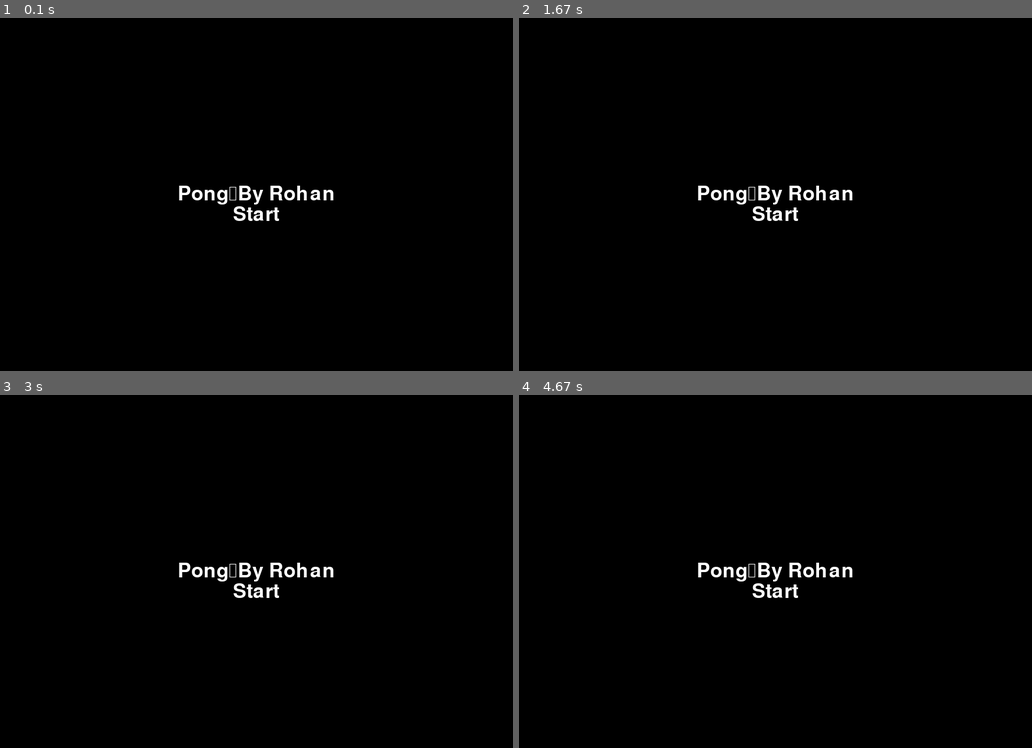
Above: before the commit, frames 1-4 (two rows, left to right).
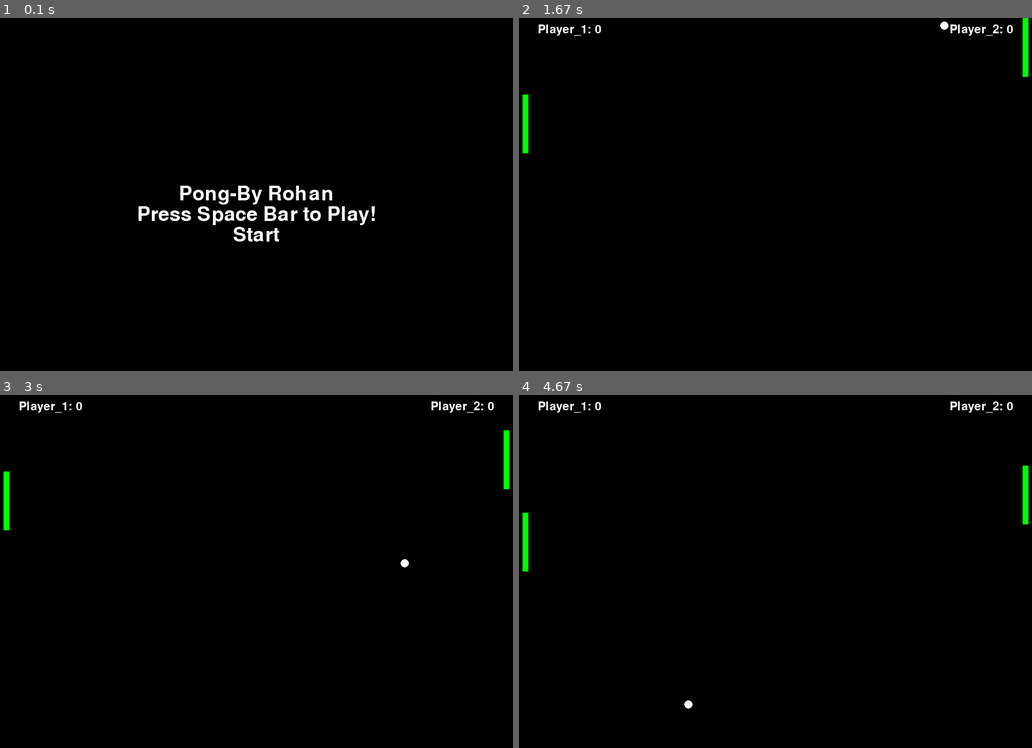
Above: after the commit, the same moments.

Repository: RohanJha23/Pong-Clone-Pygame
Game: pygame game, started from main_game.py
The game is run twice, just before and just after one commit, with the same random seed, the same clock (stepped at 60 frames per second) and the same inputs.
Inputs:
- Up to frame 1 (0.1 s): no input
- Up to frame 2 (1.67 s): tap Space at 0.33, 0.73, 1.03 s; hold S 0.67-1.13 s; hold Up 0.67-1.13 s; tap W at 1.17 s
- Up to frame 3 (3 s): hold Down 2-2.47 s; tap Space at 2.07, 2.37, 2.57, 2.97 s; hold Up 2.5-2.87 s; hold Down from 2.9 s (still down)
- Up to frame 4 (4.67 s): release Down at 3.27 s; hold Up 3.3-3.6 s; tap Space at 3.37, 3.7, 4.03, 4.43 s; hold Down 3.63-3.93 s; hold S 3.63-3.93 s; hold Up 3.97-4.33 s; hold W 3.97-4.33 s; hold Down from 4.37 s (still down); hold S from 4.37 s (still down)

The runs differ from the first frame. In frame 1, 1.6% of the frame differs, in the area x 26-74%, y 47-64%; in frame 2, 1.5%; in frame 3, 1.5%; in frame 4, 1.5%.

Commit message:
Added a Start Screen and Changed Ball Physics

Diff:
--- a/main_game.py
+++ b/main_game.py
@@ -10,7 +10,6 @@
 WHITE = (255, 255, 255)
 GREEN = (0, 255, 0)
 
-game_state = "start_menu"
 # Basic parameters of the screen
 WIDTH, HEIGHT = 900, 600
 screen = pygame.display.set_mode((WIDTH, HEIGHT))
@@ -19,19 +18,10 @@
 clock = pygame.time.Clock()
 FPS = 30
 
+game_state = "Start"
+
 # Striker class
-
-def draw_start_menu():
-    screen.fill((0, 0, 0))
-    font_1 = pygame.font.Font(None, 50)
-    title = font_1.render('Pong\nBy Rohan', True, (255, 255, 255))
-    start_button = font_1.render('Start', True, (255, 255, 255))
-    screen.blit(title, (WIDTH/2 - title.get_width()/2, HEIGHT/2 - title.get_height()/2))
-    screen.blit(start_button, (WIDTH/2 - start_button.get_width()/2, HEIGHT/2 + start_button.get_height()/2))
-    pygame.display.update()
-
 class Striker:
-    # Take the initial position, dimensions, speed and color of the object
     def __init__(self, posx, posy, width, height, speed, color):
         self.posx = posx
         self.posy = posy
@@ -39,40 +29,33 @@
         self.height = height
         self.speed = speed
         self.color = color
-        # Rect that is used to control the position and collision of the object
         self.geekRect = pygame.Rect(posx, posy, width, height)
-        # Object that is blit on the screen
-        self.geek = pygame.draw.rect(screen, self.color, self.geekRect)
 
-    # Used to display the object on the screen
     def display(self):
-        self.geek = pygame.draw.rect(screen, self.color, self.geekRect)
+        pygame.draw.rect(screen, self.color, self.geekRect)
 
     def update(self, yFac):
-        self.posy = self.posy + self.speed*yFac
+        self.posy += self.speed * yFac
 
-        # Restricting the striker to be below the top surface of the screen
+        # Restricting the striker to be within the screen bounds
         if self.posy <= 0:
             self.posy = 0
-        # Restricting the striker to be above the bottom surface of the screen
         elif self.posy + self.height >= HEIGHT:
             self.posy = HEIGHT - self.height
 
         # Updating the rect with the new values
         self.geekRect = pygame.Rect(self.posx, self.posy, self.width, self.height)
-
     def displayScore(self, text, score, x, y, color):
-        text = font20.render(text + str(score), True, color)
+        text = font20.render(text+str(score), True, color)
         textRect = text.get_rect()
         textRect.center = (x, y)
+        screen.blit(text, textRect)
 
-        screen.blit(text, textRect)
 
     def getRect(self):
         return self.geekRect
 
 # Ball class
-
 class Ball:
     def __init__(self, posx, posy, radius, speed, color):
         self.posx = posx
@@ -82,29 +65,25 @@
         self.color = color
         self.xFac = 1
         self.yFac = -1
-        self.ball = pygame.draw.circle(
-            screen, self.color, (self.posx, self.posy), self.radius)
-        self.firstTime = 1
+        self.ball = pygame.draw.circle(screen, self.color, (self.posx, self.posy), self.radius)
+        self.firstTime = True
 
     def display(self):
-        self.ball = pygame.draw.circle(
-            screen, self.color, (self.posx, self.posy), self.radius)
+        pygame.draw.circle(screen, self.color, (self.posx, self.posy), self.radius)
 
     def update(self):
         self.posx += self.speed * self.xFac
         self.posy += self.speed * self.yFac
 
-        # If the ball hits the top or bottom surfaces,
-        # then the sign of yFac is changed and
-        # it results in a reflection
+        # If the ball hits the top or bottom surfaces, reverse the yFac
         if self.posy <= 0 or self.posy >= HEIGHT:
             self.yFac *= -1
 
         if self.posx <= 0 and self.firstTime:
-            self.firstTime = 0
+            self.firstTime = False
             return 1
         elif self.posx >= WIDTH and self.firstTime:
-            self.firstTime = 0
+            self.firstTime = False
             return -1
         else:
             return 0
@@ -113,49 +92,94 @@
         self.posx = WIDTH // 2
         self.posy = HEIGHT // 2
         self.xFac *= -1
-        self.firstTime = 1
+        self.firstTime = True
 
-    # Used to reflect the ball along the X-axis
     def hit(self):
         self.xFac *= -1
 
     def getRect(self):
-        return self.ball
+        return pygame.Rect(self.posx - self.radius, self.posy - self.radius, 2 * self.radius, 2 * self.radius)
 
-# Game Manager
+def draw_start_menu():
+    screen.fill(BLACK)
+    font_1 = pygame.font.Font(None, 50)
+    title = font_1.render("Pong-By Rohan", True, (255, 255, 255))
+    press= font_1.render("Press Space Bar to Play!", True,(255,255,255))
+    start_button = font_1.render('Start', True, (255, 255, 255))
+    screen.blit(title, (WIDTH/2 - title.get_width()/2, HEIGHT/2 - title.get_height()/2))
+    screen.blit(press, (WIDTH/2 - press.get_width()/2, HEIGHT/2 + press.get_height()/2))
+    screen.blit(start_button, (WIDTH/2 - start_button.get_width()/2, HEIGHT/2 +press.get_height() +start_button.get_height()/2))
+    pygame.display.update()
 
 def main():
     global game_state
-
     running = True
 
+    player1 = Striker(20, 0, 10, 100, 10, GREEN)
+    player2 = Striker(WIDTH - 30, 0, 10, 100, 10, GREEN)
+    ball = Ball(WIDTH // 2, HEIGHT // 2, 7, 7, WHITE)
+
+    listOfPlayers = [player1, player2]
+
+    player1Score, player2Score = 0, 0
+    geek1YFac, geek2YFac = 0, 0
+
     while running:
-        if game_state == "start_menu":
+        if game_state == "Start":
             draw_start_menu()
-
-        elif game_state == "game":
-            screen.fill(BLACK)  # Clear the screen only when in the game state
-
-            # Event handling
             for event in pygame.event.get():
                 if event.type == pygame.QUIT:
                     running = False
+                if event.type == pygame.KEYDOWN and event.key == pygame.K_SPACE:
+                    game_state = "Playing"
 
-            keys = pygame.key.get_pressed()
-            if keys[pygame.K_UP]:
-                geek2YFac = -1
-            if keys[pygame.K_DOWN]:
-                geek2YFac = 1
-            if keys[pygame.K_w]:
-                geek1YFac = -1
-            if keys[pygame.K_s]:
-                geek1YFac = 1
-            if not keys[pygame.K_UP] and not keys[pygame.K_DOWN]:
-                geek2YFac = 0
-            if not keys[pygame.K_w] and not keys[pygame.K_s]:
-                geek1YFac = 0
+        elif game_state == "Playing":
+            screen.fill(BLACK)
 
-            # Rest of your game logic
+            for event in pygame.event.get():
+                if event.type == pygame.QUIT:
+                    running = False
+                if event.type == pygame.KEYDOWN:
+                    if event.key == pygame.K_UP:
+                        geek2YFac = -1
+                    if event.key == pygame.K_DOWN:
+                        geek2YFac = 1
+                    if event.key == pygame.K_w:
+                        geek1YFac = -1
+                    if event.key == pygame.K_s:
+                        geek1YFac = 1
+                if event.type == pygame.KEYUP:
+                    if event.key == pygame.K_UP or event.key == pygame.K_DOWN:
+                        geek2YFac = 0
+                    if event.key == pygame.K_w or event.key == pygame.K_s:
+                        geek1YFac = 0
+
+            # Collision detection
+            for geek in listOfPlayers:
+                if pygame.Rect.colliderect(ball.getRect(), geek.getRect()):
+                    ball.hit()
+                    ball.speed+=1 #increases after every collision to make it harder for the players
+
+            # Updating the objects
+            player1.update(geek1YFac)
+            player2.update(geek2YFac)
+            point = ball.update()
+
+            if point == -1:
+                player1Score += 1
+            elif point == 1:
+                player2Score += 1
+
+            if point:
+                ball.reset()
+                ball.speed=7 #Speed resets after one point
+
+            player1.display()
+            player2.display()
+            ball.display()
+
+            player1.displayScore("Player_1: ", player1Score, 100, 20, WHITE)
+            player2.displayScore("Player_2: ", player2Score, WIDTH - 100, 20, WHITE)
 
             pygame.display.update()
             clock.tick(FPS)
